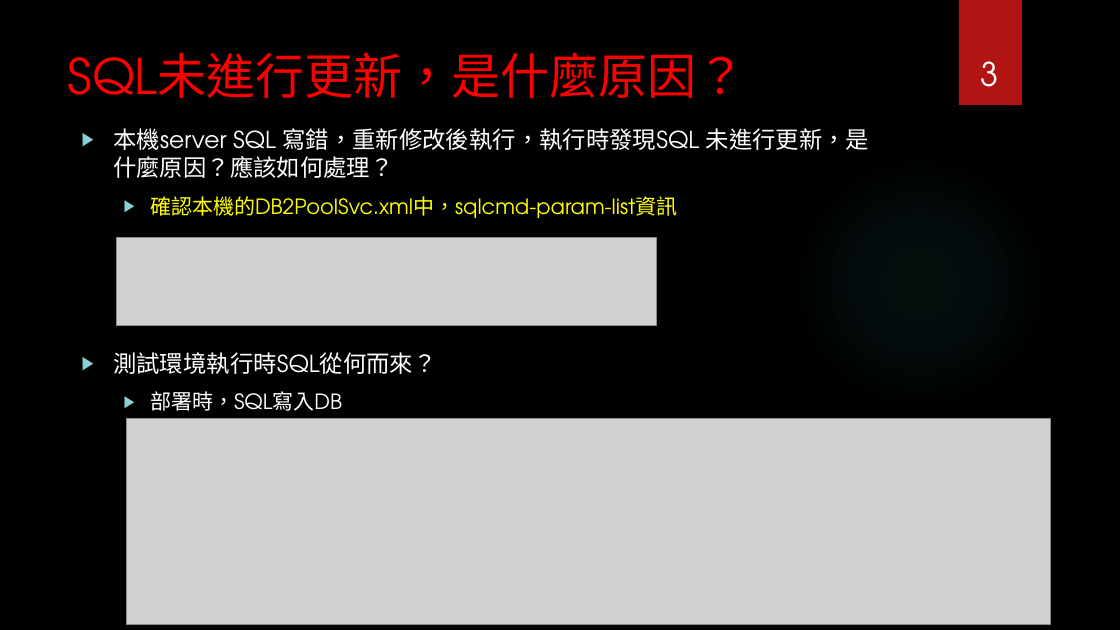
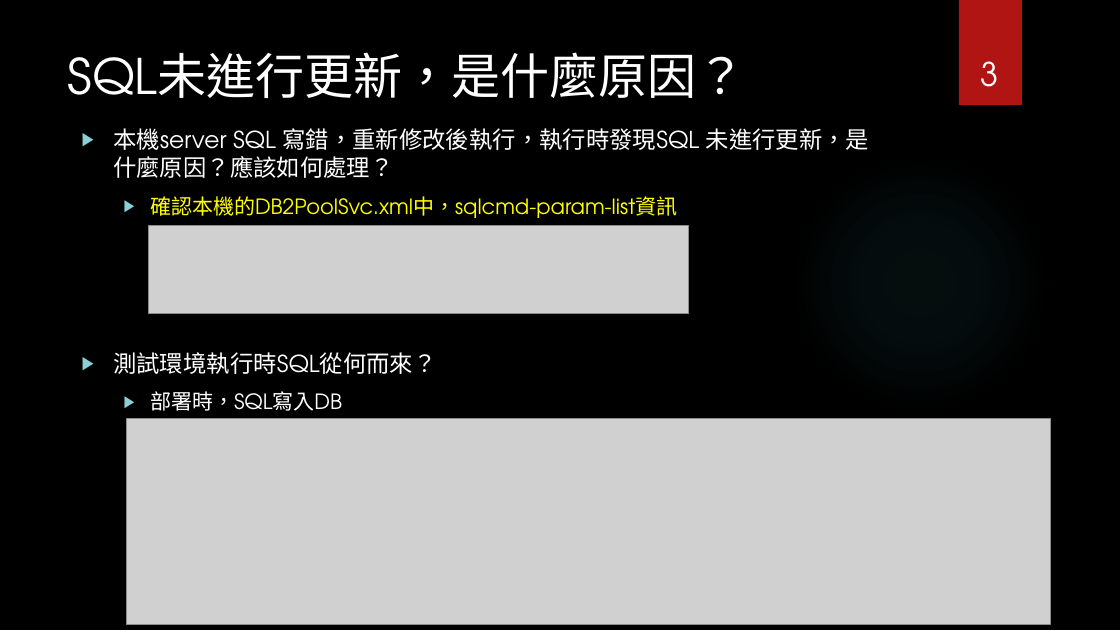
Before and after one commit to Szying/Js_Tools, a slide deck: slide 3 of 補充報告.pptx. Drawn at 1120x630 pixels with LibreOffice and Linux fonts; fonts in the diff are those of the drawing; grey boxes stand for pictures; background and template pictures are left out. Boxes give left, top, right and bottom in pixels: in the first picture for what was removed or moved away, otherwise in the second. Text is boxed around its words. In the diff, an @@ line names an element or a change of style, - is before the commit and + after.

```diff
--- a/補充報告.pptx
+++ b/補充報告.pptx
@@ title "SQL未進行更新，是什麼原因？" at (68,52,746,98): text colour #FF0000 to #FFFFFF @@
@@ picture: place and size @@
-picture at (117,238,657,325)
+picture at (149,225,689,313)
```
Also in this commit, not shown: 17 other slides changed, 1 slide added, 6 slides removed.
